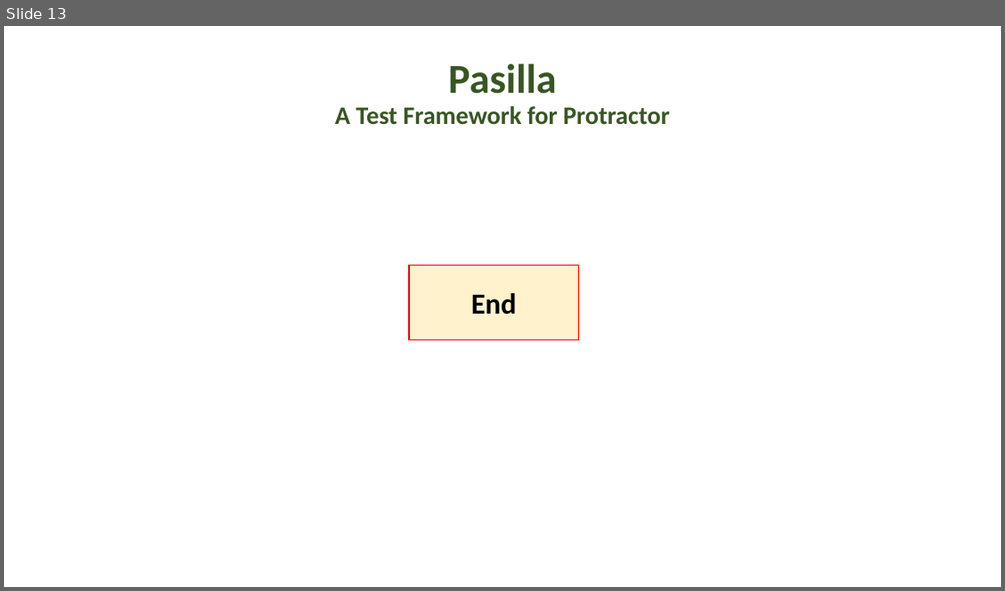
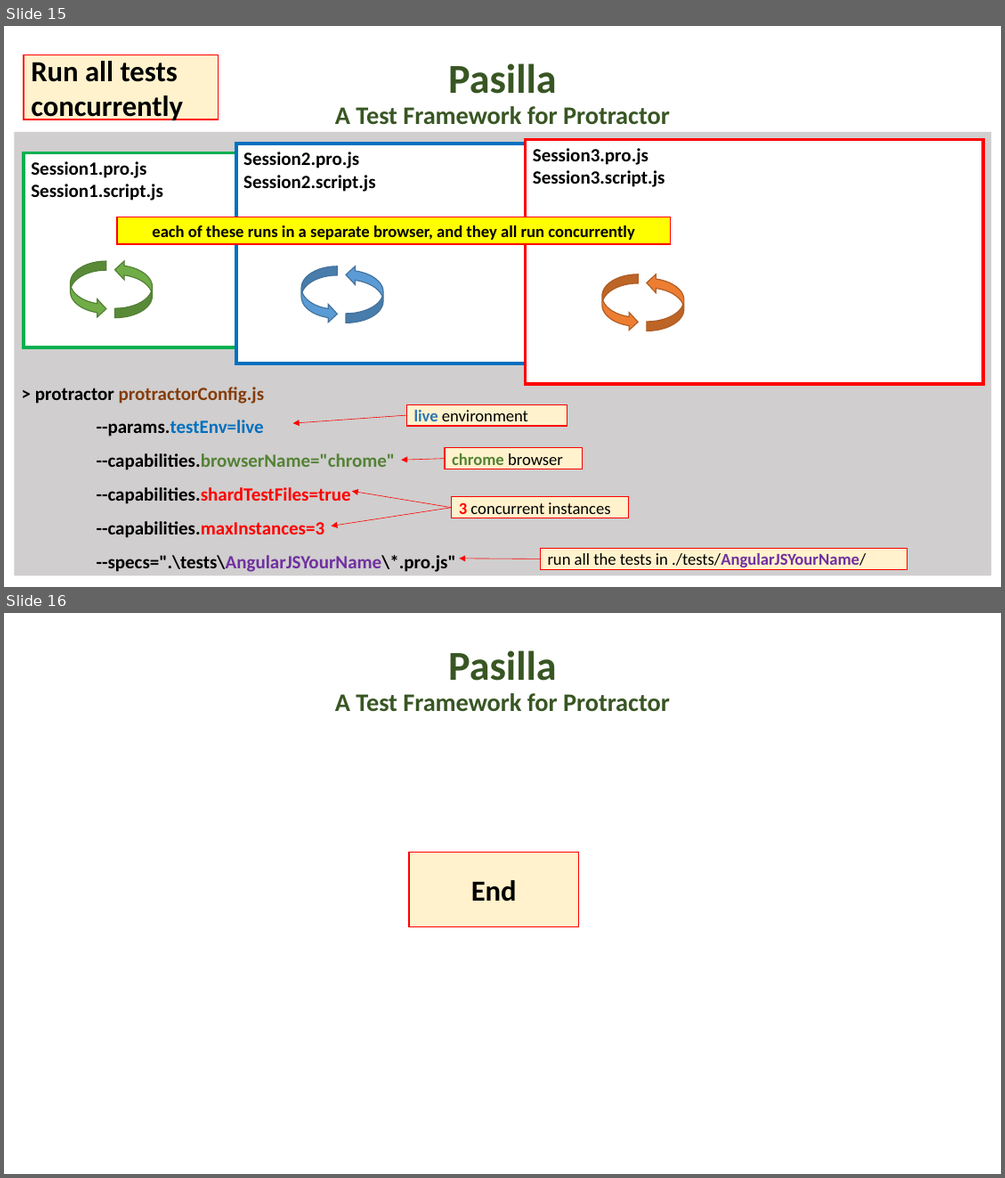
Before and after one commit to anatar02/pasilla, a slide deck: documentation/PasillaAKeywordDrivenTestFrameworkForProtractor.pptx. Shown one above the other, each under a label of ours: slide 13 before the commit, slides 15 and 16 after it. The pictures are 1005x591 and 1005x1178 pixels, drawn with LibreOffice and Linux fonts; fonts in the diff are those of the drawing; background and template pictures are left out. Boxes give left, top, right and bottom in pixels: in the first picture for what was removed or moved away, otherwise in the second. Text is boxed around its words. In the diff, an @@ line names an element or a change of style, - is before the commit and + after.

```diff
--- a/documentation/PasillaAKeywordDrivenTestFrameworkForProtractor.pptx
+++ b/documentation/PasillaAKeywordDrivenTestFrameworkForProtractor.pptx
@@ slide 15 added at (4,26,1001,587), background #FFFFFF @@
@@ rectangle added at (24,55,218,119), fill #FFF2CC, outline #FF0000 1 pt, 28 pt, text #000000, bold @@
+Run all tests concurrently
@@ title added at (335,63,670,124), 24.3 pt, text #385723, bold @@
+Pasilla
+A Test Framework for Protractor
@@ rectangle added at (15,132,992,576), fill #D0CECE, 18 pt, text #000000, bold @@
+> protractor protractorConfig.js
+--params.testEnv=live
+--capabilities.browserName="chrome"
+--capabilities.shardTestFiles=true
+--capabilities.maxInstances=3
+--specs=".\tests\AngularJSYourName\*.pro.js"
@@ rectangle added at (24,152,424,346), fill #FFFFFF, outline #00B050 3 pt, 18 pt, text #000000, bold @@
+Session1.pro.js
+Session1.script.js
@@ rectangle added at (236,143,638,363), fill #FFFFFF, outline #0070C0 3 pt, 18 pt, text #000000, bold @@
+Session2.pro.js
+Session2.script.js
@@ rectangle added at (526,140,983,384), fill #FFFFFF, outline #FF0000 3 pt, 18 pt, text #000000, bold @@
+Session3.pro.js
+Session3.script.js
@@ rectangle added at (117,217,671,244), fill #FFFF00, outline #FF0000 1 pt, 16 pt, text #000000, bold @@
+each of these runs in a separate browser, and they all run concurrently
@@ curved right arrow added at (71,261,106,318), fill #70AD47, outline #538035 1 pt @@
@@ curved right arrow added at (114,260,152,318), fill #70AD47, outline #538035 1 pt @@
@@ curved right arrow added at (346,265,383,323), fill #5B9BD5, outline #43739E 1 pt @@
@@ curved right arrow added at (301,266,338,323), fill #5B9BD5, outline #43739E 1 pt @@
@@ curved right arrow added at (602,274,638,331), fill #ED7D31, outline #AF5C24 1 pt @@
@@ curved right arrow added at (647,273,684,331), fill #ED7D31, outline #AF5C24 1 pt @@
@@ arrow added from (406, 415) to (293, 423), #FF0000 0.5 pt @@
@@ rectangle added at (406,404,567,426), fill #FFF2CC, outline #FF0000 1 pt, 16 pt, text #000000 @@
+live environment
@@ rectangle added at (445,448,582,468), fill #FFF2CC, outline #FF0000 1 pt, 16 pt, text #000000 @@
+chrome browser
@@ arrow added from (445, 459) to (401, 459), #FF0000 0.5 pt @@
@@ arrow added from (451, 507) to (352, 491), #FF0000 0.5 pt @@
@@ rectangle added at (451,496,629,518), fill #FFF2CC, outline #FF0000 1 pt, 16 pt, text #000000 @@
+3 concurrent instances
@@ arrow added from (451, 507) to (332, 525), #FF0000 0.5 pt @@
@@ arrow added from (540, 558) to (460, 558), #FF0000 0.5 pt @@
@@ rectangle added at (540,548,907,569), fill #FFF2CC, outline #FF0000 1 pt, 16 pt, text #000000 @@
+run all the tests in ./tests/AngularJSYourName/
@@ what was slide 13 is now slide 16 @@
```
Also in this commit, not shown: 2 other slides added.
